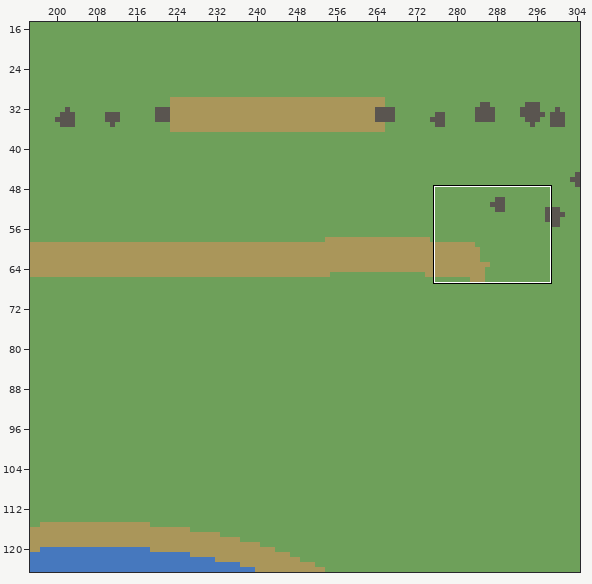
An edit to a level. Tiled map (JSON), packages/content/maps-src/big-country.tmj. The picture above shows the old version from afar; the outline marks the close-up.
Close-up. Before the commit:
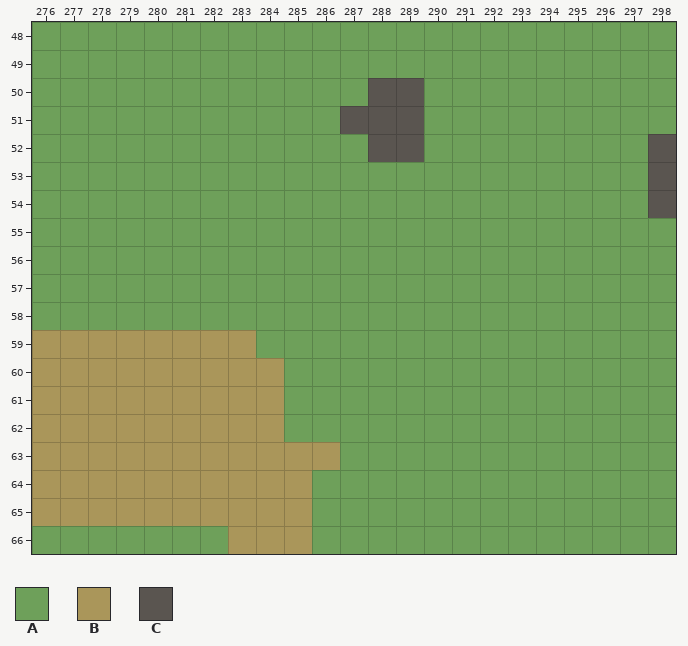
Cells are 32x32 px. Shown: x 276..298, y 48..66. The commit also changed other parts of the map, which this record leaves out.
Key: from "zones": A 0, B 1, C 2.
_ is an empty cell.
Layer "terrain" before, first column x 276:
48 AAAAAAAAAAAAAAAAAAAAAAA
49 AAAAAAAAAAAAAAAAAAAAAAA
50 AAAAAAAAAAAACCAAAAAAAAA
51 AAAAAAAAAAACCCAAAAAAAAA
52 AAAAAAAAAAAACCAAAAAAAAC
53 AAAAAAAAAAAAAAAAAAAAAAC
54 AAAAAAAAAAAAAAAAAAAAAAC
55 AAAAAAAAAAAAAAAAAAAAAAA
56 AAAAAAAAAAAAAAAAAAAAAAA
57 AAAAAAAAAAAAAAAAAAAAAAA
58 AAAAAAAAAAAAAAAAAAAAAAA
59 BBBBBBBBAAAAAAAAAAAAAAA
60 BBBBBBBBBAAAAAAAAAAAAAA
61 BBBBBBBBBAAAAAAAAAAAAAA
62 BBBBBBBBBAAAAAAAAAAAAAA
63 BBBBBBBBBBBAAAAAAAAAAAA
64 BBBBBBBBBBAAAAAAAAAAAAA
65 BBBBBBBBBBAAAAAAAAAAAAA
66 AAAAAAABBBAAAAAAAAAAAAA
The same view after the edit:
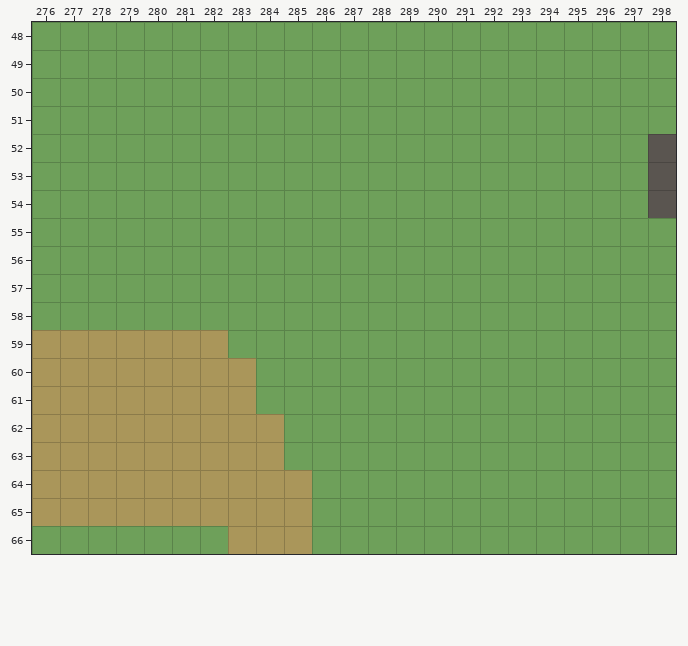
From old to new:
Changed rows in their new state; . is an unchanged cell.
Layer "terrain":
first column x 287:
50 .AA
51 AAA
52 .AA
first column x 283:
59 A...
60 .A..
61 .A..
63 ..AA
